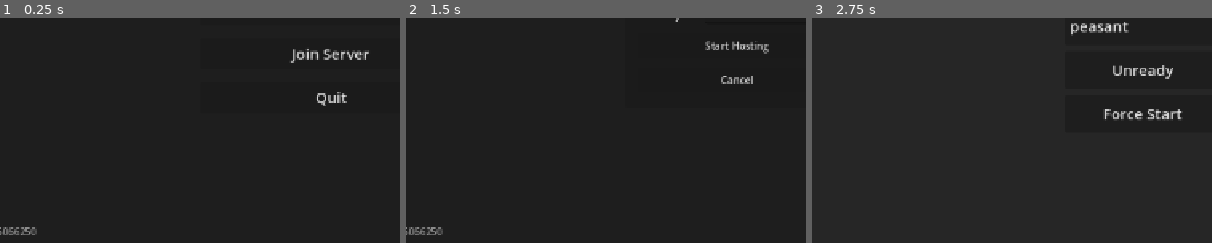
Above: before the commit, frames 1-3 (left to right).
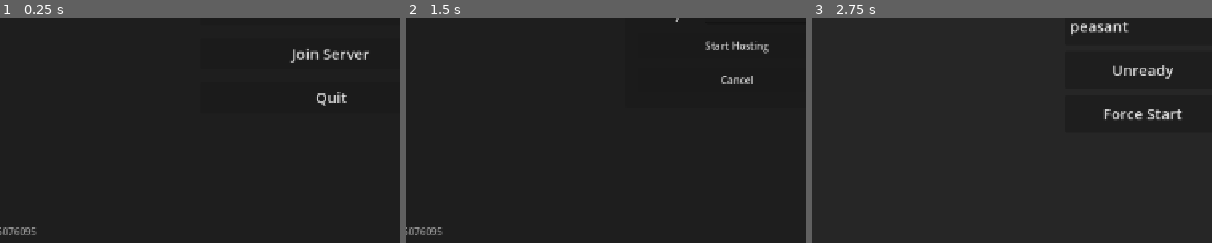
Above: after the commit, the same moments.

Repository: zakanater19/godot-roguetown
Game: Godot game, scene res://scenes/main_menu.tscn
The game is run twice, just before and just after one commit, with the same random seed, the same clock (stepped at 60 frames per second) and the same inputs.
Inputs (mouse positions are % of the whole screen's width and height, from its top left):
- Up to frame 1 (0.25 s): no input
- Up to frame 2 (1.5 s): tap Enter at 0.5 s; move the mouse to (72, 45) at 0.52 s; hold D 0.53-1.25 s; hold Shift 0.53-1.25 s; click (72, 45) at 0.67 s; tap Space at 0.77 s; click "Host Server" at 1.25 s
- Up to frame 3 (2.75 s): click "Start Hosting" at 2 s
The pictures show only the part of the screen within x 9-59%, y 50-100%; the shares and areas given below are measured in that part.

The runs differ from the first frame. In frame 1, 0.1% of the frame differs, in the area x 2-10%, y 92-97%; in frame 2, 0.1%; in frame 3, nothing differs.

Commit message:
adds torches and wall mounted torches

Diff:
--- /dev/null
+++ b/items/torch.tres
@@ -0,0 +1,23 @@
+[gd_resource type="Resource" script_class="ItemData" load_steps=2 format=3]
+
+[ext_resource type="Script" path="res://scripts/defines/item_data.gd" id="1_torch"]
+
+[resource]
+script = ExtResource("1_torch")
+item_type = "Torch"
+scene_path = "res://objects/torch.tscn"
+sprite_col = -1
+description = "a handheld torch"
+slot = ""
+base_damage = 5
+use_delay = 0.3
+weaponizable = true
+too_large_for_satchel = false
+pickable = true
+has_inventory = false
+inventory_slots = 0
+is_fuel = false
+is_smeltable_ore = false
+hud_texture_path = "res://objects/torch.png"
+mob_texture_path = "res://objects/torch.png"
+hand_offset_y = -6.0
--- /dev/null
+++ b/objects/torch.gd
@@ -0,0 +1,100 @@
+@tool
+extends PickableWorldObject
+
+const OFF_TEXTURE: Texture2D = preload("res://objects/torch.png")
+const ON_TEXTURE: Texture2D = preload("res://objects/torch_on_sheet.png")
+const ON_FRAME_COUNT: int = 8
+const ON_FPS: float = 10.0
+const FRAME_SIZE: int = 32
+const DISPLAY_SCALE: Vector2 = Vector2(1.5, 1.5)
+
+var item_type: String = "Torch"
+var tool_type: String = ""
+var material_data: MaterialData = preload("res://materials/wood.tres")
+var weaponizable: bool = true
+var force: int = 5
+var too_large_for_satchel: bool = false
+var slot: String = ""
+var is_fuel: bool = false
+var is_smeltable_ore: bool = false
+
+@export var is_on: bool = false:
+	set(value):
+		is_on = value
+		_anim_timer = 0.0
+		_apply_visual_state()
+
+@export var light_intensity: float = 1.0
+
+var _anim_timer: float = 0.0
+
+func get_description() -> String:
+	return "a torch, currently " + ("ON" if is_on else "OFF")
+
+func get_use_delay() -> float:
+	return 0.3
+
+func is_torch_item() -> bool:
+	return true
+
+func _ready() -> void:
+	super._ready()
+	_apply_visual_state()
+
+func _process(delta: float) -> void:
+	if Engine.is_editor_hint() or not is_on:
+		return
+	_anim_timer += delta
+	_update_animation_frame()
+
+func _exit_tree() -> void:
+	super._exit_tree()
+	if Engine.is_editor_hint():
+		return
+	Lighting.unregister_lamp(self)
+
+func _set_fov_visibility(p_visible: bool) -> void:
+	var sprite := get_node_or_null("Sprite2D") as Sprite2D
+	if sprite != null and sprite.visible != p_visible:
+		sprite.visible = p_visible
+
+	if input_pickable != p_visible:
+		input_pickable = p_visible
+
+func _set_sprite(on: bool) -> void:
+	is_on = on
+
+func interact_in_hand(player: Node) -> void:
+	_set_sprite(not is_on)
+	if player != null and player._is_local_authority():
+		player._update_hands_ui()
+		var state_str := "ON" if is_on else "OFF"
+		player._show_inspect_text("You turn the torch " + state_str, "")
+
+func _apply_visual_state() -> void:
+	var sprite := get_node_or_null("Sprite2D") as Sprite2D
+	if sprite != null:
+		sprite.scale = DISPLAY_SCALE
+		if is_on:
+			sprite.texture = ON_TEXTURE
+			sprite.region_enabled = true
+			_update_animation_frame()
+		else:
+			sprite.texture = OFF_TEXTURE
+			sprite.region_enabled = false
+			sprite.region_rect = Rect2(0, 0, FRAME_SIZE, FRAME_SIZE)
+
+	if Engine.is_editor_hint():
+		return
+
+	if is_on:
+		Lighting.register_lamp(self)
+	else:
+		Lighting.unregister_lamp(self)
+
+func _update_animation_frame() -> void:
+	var sprite := get_node_or_null("Sprite2D") as Sprite2D
+	if sprite == null:
+		return
+	var frame := int(floor(_anim_timer * ON_FPS)) % ON_FRAME_COUNT
+	sprite.region_rect = Rect2(frame * FRAME_SIZE, 0, FRAME_SIZE, FRAME_SIZE)
--- /dev/null
+++ b/objects/torch.tscn
@@ -0,0 +1,18 @@
+[gd_scene load_steps=5 format=4]
+
+[ext_resource type="Script" path="res://objects/torch.gd" id="1_torchgd"]
+[ext_resource type="Texture2D" path="res://objects/torch.png" id="2_torchtex"]
+
+[sub_resource type="RectangleShape2D" id="RectangleShape2D_1"]
+size = Vector2(20, 36)
+
+[node name="Torch" type="Area2D"]
+z_index = 5
+script = ExtResource("1_torchgd")
+
+[node name="Sprite2D" type="Sprite2D" parent="."]
+scale = Vector2(1.5, 1.5)
+texture = ExtResource("2_torchtex")
+
+[node name="CollisionShape2D" type="CollisionShape2D" parent="."]
+shape = SubResource("RectangleShape2D_1")
--- /dev/null
+++ b/objects/torchwall.gd
@@ -0,0 +1,280 @@
+@tool
+extends WorldObject
+
+const TORCH_SCENE: PackedScene = preload("res://objects/torch.tscn")
+const TORCH_SCENE_PATH: String = "res://objects/torch.tscn"
+const TORCH_SCRIPT_PATH: String = "res://objects/torch.gd"
+const FRAME_SIZE: int = 32
+const ON_FRAME_COUNT: int = 3
+const ON_FPS: float = 5.0
+
+const EMPTY_TEXTURES: Dictionary = {
+	1: preload("res://objects/torchwall_empty_dir1.png"),
+	2: preload("res://objects/torchwall_empty_dir2.png"),
+	3: preload("res://objects/torchwall_empty_dir3.png"),
+	4: preload("res://objects/torchwall_empty_dir4.png"),
+}
+
+const OFF_TEXTURES: Dictionary = {
+	1: preload("res://objects/torchwall_off_dir1.png"),
+	2: preload("res://objects/torchwall_off_dir2.png"),
+	3: preload("res://objects/torchwall_off_dir3.png"),
+	4: preload("res://objects/torchwall_off_dir4.png"),
+}
+
+const ON_TEXTURES: Dictionary = {
+	1: preload("res://objects/torchwall_on_dir1.png"),
+	2: preload("res://objects/torchwall_on_dir2.png"),
+	3: preload("res://objects/torchwall_on_dir3.png"),
+	4: preload("res://objects/torchwall_on_dir4.png"),
+}
+
+const HITBOX_OFFSETS: Dictionary = {
+	1: Vector2(-1, -8),
+	2: Vector2(0, 11),
+	3: Vector2(-18, -8),
+	4: Vector2(16, -8),
+}
+
+const HITBOX_SIZES: Dictionary = {
+	1: Vector2(20, 50),
+	2: Vector2(18, 40),
+	3: Vector2(30, 50),
+	4: Vector2(30, 50),
+}
+
+@export_range(1, 4, 1) var direction_rotation: int = 1:
+	set(value):
+		direction_rotation = clampi(value, 1, 4)
+		_anim_timer = 0.0
+		_apply_visual_state()
+
+@export var has_torch: bool = true:
+	set(value):
+		has_torch = value
+		if not has_torch:
+			is_on = false
+		_apply_visual_state()
+
+@export var is_on: bool = true:
+	set(value):
+		is_on = value if has_torch else false
+		_anim_timer = 0.0
+		_apply_visual_state()
+
+@export var light_intensity: float = 1.0
+
+var blocks_fov: bool = false
+var _anim_timer: float = 0.0
+var _is_editor_snapping: bool = false
+
+func get_description() -> String:
+	if not has_torch:
+		return "an empty wall torch mount"
+	return "a wall torch mount holding a " + ("lit torch" if is_on else "torch")
+
+func get_z_offset() -> int:
+	return 5
+
+func should_snap_to_tile() -> bool:
+	return true
+
+func should_register_entity() -> bool:
+	return true
+
+func get_runtime_groups() -> Array[String]:
+	return [Defs.GROUP_INSPECTABLE]
+
+func _ready() -> void:
+	set_notify_transform(true)
+	super._ready()
+	_apply_visual_state()
+	if Engine.is_editor_hint():
+		call_deferred("_snap_to_editor_tile")
+
+func _notification(what: int) -> void:
+	if not Engine.is_editor_hint():
+		return
+	if what == NOTIFICATION_TRANSFORM_CHANGED:
+		call_deferred("_snap_to_editor_tile")
+
+func _process(delta: float) -> void:
+	if Engine.is_editor_hint() or not has_torch or not is_on:
+		return
+	_anim_timer += delta
+	_update_animation_frame()
+
+func _exit_tree() -> void:
+	super._exit_tree()
+	if Engine.is_editor_hint():
+		return
+	Lighting.unregister_lamp(self)
+
+func _input_event(_viewport: Viewport, event: InputEvent, _shape_idx: int) -> void:
+	if Engine.is_editor_hint():
+		return
+	if event is not InputEventMouseButton:
+		return
+	if event.button_index != MOUSE_BUTTON_LEFT or not event.pressed:
+		return
+	if Input.is_key_pressed(KEY_SHIFT):
+		return
+
+	var player: Node = World.get_local_player()
+	if player == null or player.z_level != z_level:
+		return
+	if not Defs.is_within_tile_reach(player.tile_pos, get_anchor_tile()):
+		return
+	if player.body != null and player.body.is_arm_broken(player.active_hand):
+		player._show_inspect_text("that arm is useless", "")
+		return
+
+	var held: Node = player.hands[player.active_hand]
+	if _is_torch_item(held):
+		if has_torch:
+			player._show_inspect_text("there's already a torch in the wall mount", "")
+			return
+		get_viewport().set_input_as_handled()
+		_request_action("insert", player.active_hand)
+		return
+
+	if held != null:
+		player._show_inspect_text("only a torch fits in the wall mount", "")
+		return
+
+	get_viewport().set_input_as_handled()
+	if has_torch:
+		_request_action("extract", player.active_hand)
+	else:
+		player._show_inspect_text("the wall mount is empty", "")
+
+func _request_action(action: String, hand_idx: int) -> void:
+	var torchwall_id := World.get_entity_id(self)
+	if multiplayer.is_server():
+		World.rpc_request_torchwall_action(torchwall_id, action, hand_idx)
+	else:
+		World.rpc_request_torchwall_action.rpc_id(1, torchwall_id, action, hand_idx)
+
+func _perform_action(action: String, player: Node, hand_idx: int, generated_ids: Array) -> void:
+	match action:
+		"insert":
+			_insert_torch_from_hand(player, hand_idx)
+		"extract":
+			_extract_torch_to_hand(player, hand_idx, generated_ids)
+
+func _set_sprite(on: bool) -> void:
+	is_on = on if has_torch else false
+
+func _apply_visual_state() -> void:
+	var sprite := get_node_or_null("Sprite2D") as Sprite2D
+	if sprite != null:
+		sprite.scale = Vector2(2.0, 2.0)
+		if not has_torch:
+			sprite.texture = EMPTY_TEXTURES.get(direction_rotation, EMPTY_TEXTURES[1])
+			sprite.region_enabled = false
+			sprite.region_rect = Rect2(0, 0, FRAME_SIZE, FRAME_SIZE)
+		elif is_on:
+			sprite.texture = ON_TEXTURES.get(direction_rotation, ON_TEXTURES[1])
+			sprite.region_enabled = true
+			_update_animation_frame()
+		else:
+			sprite.texture = OFF_TEXTURES.get(direction_rotation, OFF_TEXTURES[1])
+			sprite.region_enabled = false
+			sprite.region_rect = Rect2(0, 0, FRAME_SIZE, FRAME_SIZE)
+	_sync_interaction_area()
+
+	if Engine.is_editor_hint():
+		return
+
+	if has_torch and is_on:
+		Lighting.register_lamp(self)
+	else:
+		Lighting.unregister_lamp(self)
+
+func _update_animation_frame() -> void:
+	var sprite := get_node_or_null("Sprite2D") as Sprite2D
+	if sprite == null:
+		return
+	var frame := int(floor(_anim_timer * ON_FPS)) % ON_FRAME_COUNT
+	sprite.region_rect = Rect2(frame * FRAME_SIZE, 0, FRAME_SIZE, FRAME_SIZE)
+
+func _sync_interaction_area() -> void:
+	var collision := get_node_or_null("CollisionShape2D") as CollisionShape2D
+	if collision == null:
+		return
+	collision.position = HITBOX_OFFSETS.get(direction_rotation, Vector2.ZERO)
+	var rect := collision.shape as RectangleShape2D
+	if rect != null:
+		rect.size = HITBOX_SIZES.get(direction_rotation, Vector2(20, 50))
+
+func _is_torch_item(item: Node) -> bool:
+	if item == null or not is_instance_valid(item):
+		return false
+	if item.has_method("is_torch_item") and item.is_torch_item():
+		return true
+	if str(item.get("item_type")) == "Torch":
+		return true
+	if item.scene_file_path == TORCH_SCENE_PATH:
+		return true
+	var script := item.get_script() as Script
+	return script != null and script.resource_path == TORCH_SCRIPT_PATH
+
+func _insert_torch_from_hand(player: Node, hand_idx: int) -> void:
+	if player == null or not Defs.is_valid_hand_index(hand_idx):
+		return
+	var held_item: Node = player.hands[hand_idx]
+	if not _is_torch_item(held_item):
+		return
+	if has_torch:
+		return
+
+	var torch_lit: bool = held_item.get("is_on") == true
+	player.hands[hand_idx] = null
+	World.unregister_entity(held_item)
+	held_item.queue_free()
+
+	has_torch = true
+	is_on = torch_lit
+
+	if player._is_local_authority():
+		player._update_hands_ui()
+		player._show_inspect_text("You place the torch into the wall mount", "")
+
+func _extract_torch_to_hand(player: Node, hand_idx: int, generated_ids: Array) -> void:
+	if player == null or not Defs.is_valid_hand_index(hand_idx):
+		return
+	if player.hands[hand_idx] != null or not has_torch:
+		return
+
+	var torch := TORCH_SCENE.instantiate() as Node2D
+	if torch == null:
+		return
+
+	torch.position = player.pixel_pos
+	torch.set("z_level", player.z_level)
+	player.get_parent().add_child(torch)
+
+	var entity_id: String = str(generated_ids[0]) if not generated_ids.is_empty() else World._make_entity_id("torch_extract")
+	World.register_entity(torch, entity_id)
+	torch.call("_set_sprite", is_on)
+	for child in torch.get_children():
+		if child is CollisionShape2D:
+			child.disabled = true
+
+	player.hands[hand_idx] = torch
+	has_torch = false
+	is_on = false
+
+	if player._is_local_authority():
+		player._update_hands_ui()
+		player._show_inspect_text("You take the torch from the wall mount", "")
+
+func _snap_to_editor_tile() -> void:
+	if not Engine.is_editor_hint() or _is_editor_snapping:
+		return
+	var snapped_position := Defs.tile_to_pixel(Defs.world_to_tile(global_position))
+	if global_position.is_equal_approx(snapped_position):
+		return
+	_is_editor_snapping = true
+	global_position = snapped_position
+	_is_editor_snapping = false
--- /dev/null
+++ b/objects/torchwall.tscn
@@ -0,0 +1,20 @@
+[gd_scene load_steps=4 format=4]
+
+[ext_resource type="Script" path="res://objects/torchwall.gd" id="1_torchwallgd"]
+[ext_resource type="Texture2D" path="res://objects/torchwall_on_dir1.png" id="2_torchwalltex"]
+
+[sub_resource type="RectangleShape2D" id="RectangleShape2D_1"]
+size = Vector2(28, 48)
+
+[node name="TorchWall" type="Area2D"]
+z_index = 5
+script = ExtResource("1_torchwallgd")
+
+[node name="Sprite2D" type="Sprite2D" parent="."]
+scale = Vector2(2, 2)
+texture = ExtResource("2_torchwalltex")
+region_enabled = true
+region_rect = Rect2(0, 0, 32, 32)
+
+[node name="CollisionShape2D" type="CollisionShape2D" parent="."]
+shape = SubResource("RectangleShape2D_1")
--- a/scenes/main.tscn
+++ b/scenes/main.tscn
@@ -30,7 +30,9 @@
 [ext_resource type="PackedScene" uid="uid://chood001sc" path="res://clothing/hood.tscn" id="30_seu75"]
 [ext_resource type="PackedScene" uid="uid://bkvmhw7qt51ly" path="res://objects/coin.tscn" id="31_seu75"]
 [ext_resource type="PackedScene" path="res://objects/goldore.tscn" id="31_tel4y"]
+[ext_resource type="PackedScene" path="res://objects/torch.tscn" id="32_5q0nq"]
 [ext_resource type="PackedScene" path="res://objects/atm.tscn" id="32_atm"]
+[ext_resource type="PackedScene" path="res://objects/torchwall.tscn" id="33_dgi5k"]
 
 [node name="Main" type="Node2D"]
 script = ExtResource("1_main")
@@ -372,3 +374,58 @@
 [node name="GoldOre" parent="." instance=ExtResource("31_tel4y")]
 z_index = 402
 position = Vector2(31468, 11835)
+
+[node name="Torch" parent="." instance=ExtResource("32_5q0nq")]
+z_index = 402
+position = Vector2(31584, 11746)
+
+[node name="TorchWall" parent="." instance=ExtResource("33_dgi5k")]
+z_index = 405
+position = Vector2(31584, 11232)
+direction_rotation = 3
+
+[node name="TorchWall2" parent="." instance=ExtResource("33_dgi5k")]
+z_index = 405
+position = Vector2(30944, 11808)
+direction_rotation = 3
+
+[node name="TorchWall3" parent="." instance=ExtResource("33_dgi5k")]
+z_index = 405
+position = Vector2(30944, 12064)
+direction_rotation = 3
+
+[node name="TorchWall4" parent="." instance=ExtResource("33_dgi5k")]
+z_index = 405
+position = Vector2(31392, 11808)
+direction_rotation = 3
+
+[node name="TorchWall5" parent="." instance=ExtResource("33_dgi5k")]
+z_index = 405
+position = Vector2(31392, 11936)
+direction_rotation = 3
+
+[node name="TorchWall6" parent="." instance=ExtResource("33_dgi5k")]
+z_index = 405
+position = Vector2(32160, 12000)
+direction_rotation = 4
+
+[node name="TorchWall7" parent="." instance=ExtResource("33_dgi5k")]
+z_index = 405
+position = Vector2(32160, 12384)
+direction_rotation = 4
+
+[node name="TorchWall8" parent="." instance=ExtResource("33_dgi5k")]
+z_index = 405
+position = Vector2(31712, 11168)
+direction_rotation = 4
+z_level = 4
+
+[node name="TorchWall9" parent="." instance=ExtResource("33_dgi5k")]
+z_index = 405
+position = Vector2(31776, 11936)
+direction_rotation = 4
+
+[node name="TorchWall10" parent="." instance=ExtResource("33_dgi5k")]
+z_index = 405
+position = Vector2(31904, 11936)
+direction_rotation = 3
--- a/scripts/core/world.gd
+++ b/scripts/core/world.gd
@@ -558,6 +558,17 @@
 	objects.handle_rpc_confirm_furnace_action(peer_id, furnace_id, action, hand_idx, generated_ids)
 
 @rpc("any_peer", "call_remote", "reliable")
+func rpc_request_torchwall_action(torchwall_id: String, action: String, hand_idx: int) -> void:
+	var sender_id = multiplayer.get_remote_sender_id()
+	if sender_id == 0:
+		sender_id = multiplayer.get_unique_id()
+	objects.handle_rpc_request_torchwall_action(sender_id, torchwall_id, action, hand_idx)
+
+@rpc("authority", "call_local", "reliable")
+func rpc_confirm_torchwall_action(peer_id: int, torchwall_id: String, action: String, hand_idx: int, generated_ids: Array) -> void:
+	objects.handle_rpc_confirm_torchwall_action(peer_id, torchwall_id, action, hand_idx, generated_ids)
+
+@rpc("any_peer", "call_remote", "reliable")
 func rpc_request_split_coins(from_hand: int, to_hand: int, split_amount: int) -> void:
 	var sender_id = multiplayer.get_remote_sender_id()
 	if sender_id == 0: sender_id = multiplayer.get_unique_id()
--- a/scripts/net/game_version.gd
+++ b/scripts/net/game_version.gd
@@ -3,7 +3,7 @@
 
 ## Keep this for executable/binary level compatibility only. Runtime content,
 ## scenes, scripts, and maps are synced via the server bundle hash below.
-const APP_VERSION: String = "1776066250"
+const APP_VERSION: String = "1776076095"
 
 ## Directories that still support lightweight resource diffs as a fallback when
 ## talking to older servers. Full bundle sync does not depend on this list.
--- a/scripts/net/latejoin_sync.gd
+++ b/scripts/net/latejoin_sync.gd
@@ -133,6 +133,8 @@
 	if "hits"          in obj: data["hits"]           = obj.get("hits")
 	if "state"         in obj: data["state"]          = obj.get("state")
 	if "is_on"         in obj: data["is_on"]          = obj.get("is_on")
+	if "has_torch"     in obj: data["has_torch"]      = obj.get("has_torch")
+	if "direction_rotation" in obj: data["direction_rotation"] = obj.get("direction_rotation")
 	if "_coal_count"   in obj: data["_coal_count"]    = obj.get("_coal_count")
 	if "_ironore_count" in obj: data["_ironore_count"] = obj.get("_ironore_count")
 	if "_ore_item_type" in obj: data["_ore_item_type"] = obj.get("_ore_item_type")
@@ -165,6 +167,9 @@
 func _apply_pre_add_object_state(obj: Node, obj_data: Dictionary) -> void:
 	var pre_add_keys := [
 		"z_level",
+		"direction_rotation",
+		"has_torch",
+		"is_on",
 		"tree_id",
 		"piece_kind",
 		"support_segment_name",
@@ -212,6 +217,8 @@
 		if obj != null:
 			if obj.has_method("set_hits"): obj.call("set_hits", obj_data.get("hits", 0))
 			if obj_data.has("is_on")       and "is_on"         in obj: obj.set("is_on",         obj_data["is_on"])
+			if obj_data.has("has_torch")   and "has_torch"     in obj: obj.set("has_torch",     obj_data["has_torch"])
+			if obj_data.has("direction_rotation") and "direction_rotation" in obj: obj.set("direction_rotation", obj_data["direction_rotation"])
 			if obj_data.has("_coal_count") and "_coal_count"   in obj: obj.set("_coal_count",   obj_data["_coal_count"])
 			if obj_data.has("_ironore_count") and "_ironore_count" in obj: obj.set("_ironore_count", obj_data["_ironore_count"])
 			if obj_data.has("_ore_item_type") and "_ore_item_type" in obj: obj.set("_ore_item_type", obj_data["_ore_item_type"])
@@ -441,6 +448,10 @@
 			obj.set("state", obj_data["state"])
 			if obj.has_method("_update_sprite"):   obj.call("_update_sprite")
 			if obj.has_method("_update_solidity"): obj.call("_update_solidity")
+		if obj_data.has("direction_rotation") and "direction_rotation" in obj:
+			obj.set("direction_rotation", obj_data["direction_rotation"])
+		if obj_data.has("has_torch") and "has_torch" in obj:
+			obj.set("has_torch", obj_data["has_torch"])
 		if obj_data.has("is_on"):         obj.set("is_on",         obj_data["is_on"])
 		if obj_data.has("_coal_count"):   obj.set("_coal_count",   obj_data["_coal_count"])
 		if obj_data.has("_ironore_count"): obj.set("_ironore_count", obj_data["_ironore_count"])
--- a/scripts/world/objects/world_items.gd
+++ b/scripts/world/objects/world_items.gd
@@ -3,9 +3,23 @@
 extends RefCounted
 
 var world: Node
+const TORCH_SCENE_PATH: String = "res://objects/torch.tscn"
+const TORCH_SCRIPT_PATH: String = "res://objects/torch.gd"
 
 func _init(p_world: Node) -> void:
 	world = p_world
+
+func _is_torch_item(item: Node) -> bool:
+	if item == null or not is_instance_valid(item):
+		return false
+	if item.has_method("is_torch_item") and item.is_torch_item():
+		return true
+	if str(item.get("item_type")) == "Torch":
+		return true
+	if item.scene_file_path == TORCH_SCENE_PATH:
+		return true
+	var script := item.get_script() as Script
+	return script != null and script.resource_path == TORCH_SCRIPT_PATH
 
 # ── Hand item interaction ─────────────────────────────────────────────────────
 
@@ -186,6 +200,44 @@
 	var furnace = world.get_entity(furnace_id)
 	if furnace != null:
 		furnace._perform_action(action, player, hand_idx, generated_ids)
+
+func handle_rpc_request_torchwall_action(sender_id: int, torchwall_id: String, action: String, hand_idx: int) -> void:
+	if not world.multiplayer.is_server() or not Defs.is_valid_hand_index(hand_idx):
+		return
+
+	var torchwall = world.get_entity(torchwall_id)
+	if torchwall == null:
+		return
+
+	var player: Node2D = world.utils.find_player_by_peer(sender_id) as Node2D
+	if not world.utils.can_player_interact(player):
+		return
+	if player.body != null and player.body.is_arm_broken(hand_idx):
+		return
+	if not world.utils.is_within_interaction_range(player, torchwall.global_position):
+		return
+
+	match action:
+		"insert":
+			var held_item: Node = player.hands[hand_idx]
+			if not _is_torch_item(held_item):
+				return
+			if torchwall.get("has_torch") == true:
+				return
+			world.rpc_confirm_torchwall_action.rpc(sender_id, torchwall_id, action, hand_idx, [])
+		"extract":
+			if player.hands[hand_idx] != null:
+				return
+			if torchwall.get("has_torch") != true:
+				return
+			var new_entity_id: String = world._make_entity_id("torchwall_extract")
+			world.rpc_confirm_torchwall_action.rpc(sender_id, torchwall_id, action, hand_idx, [new_entity_id])
+
+func handle_rpc_confirm_torchwall_action(peer_id: int, torchwall_id: String, action: String, hand_idx: int, generated_ids: Array) -> void:
+	var player: Node2D = world.utils.find_player_by_peer(peer_id) as Node2D
+	var torchwall = world.get_entity(torchwall_id)
+	if torchwall != null and torchwall.has_method("_perform_action"):
+		torchwall._perform_action(action, player, hand_idx, generated_ids)
 
 # ── Pickup ────────────────────────────────────────────────────────────────────
 
--- a/scripts/world/world_objects.gd
+++ b/scripts/world/world_objects.gd
@@ -73,6 +73,8 @@
 func handle_rpc_confirm_unequip(peer_id: int, slot_name: String, new_entity_id: String, hand_index: int) -> void:                         items.handle_rpc_confirm_unequip(peer_id, slot_name, new_entity_id, hand_index)
 func handle_rpc_request_furnace_action(sender_id: int, furnace_id: String, action: String, hand_idx: int) -> void:                        items.handle_rpc_request_furnace_action(sender_id, furnace_id, action, hand_idx)
 func handle_rpc_confirm_furnace_action(peer_id: int, furnace_id: String, action: String, hand_idx: int, generated_ids: Array) -> void:    items.handle_rpc_confirm_furnace_action(peer_id, furnace_id, action, hand_idx, generated_ids)
+func handle_rpc_request_torchwall_action(sender_id: int, torchwall_id: String, action: String, hand_idx: int) -> void:                    items.handle_rpc_request_torchwall_action(sender_id, torchwall_id, action, hand_idx)
+func handle_rpc_confirm_torchwall_action(peer_id: int, torchwall_id: String, action: String, hand_idx: int, generated_ids: Array) -> void: items.handle_rpc_confirm_torchwall_action(peer_id, torchwall_id, action, hand_idx, generated_ids)
 func handle_rpc_request_pickup(sender_id: int, item_id: String, hand_index: int) -> void:                                                 items.handle_rpc_request_pickup(sender_id, item_id, hand_index)
 func handle_rpc_confirm_pickup(peer_id: int, item_id: String, hand_index: int) -> void:                                                   items.handle_rpc_confirm_pickup(peer_id, item_id, hand_index)
 func handle_rpc_request_drop(sender_id: int, item_id: String, tile: Vector2i, spread: float, hand_index: int) -> void:                    items.handle_rpc_request_drop(sender_id, item_id, tile, spread, hand_index)
Not shown, added: objects/torch.gd.uid
Binary file added: objects/torch.png
Not shown, added: objects/torch.png.import
Binary file added: objects/torch_on_sheet.png
Not shown, added: objects/torch_on_sheet.png.import
Not shown, added: objects/torchwall.gd.uid
Binary file added: objects/torchwall_empty_dir1.png
Not shown, added: objects/torchwall_empty_dir1.png.import
Binary file added: objects/torchwall_empty_dir2.png
Not shown, added: objects/torchwall_empty_dir2.png.import
Binary file added: objects/torchwall_empty_dir3.png
Not shown, added: objects/torchwall_empty_dir3.png.import
(and 19 more such lines)
